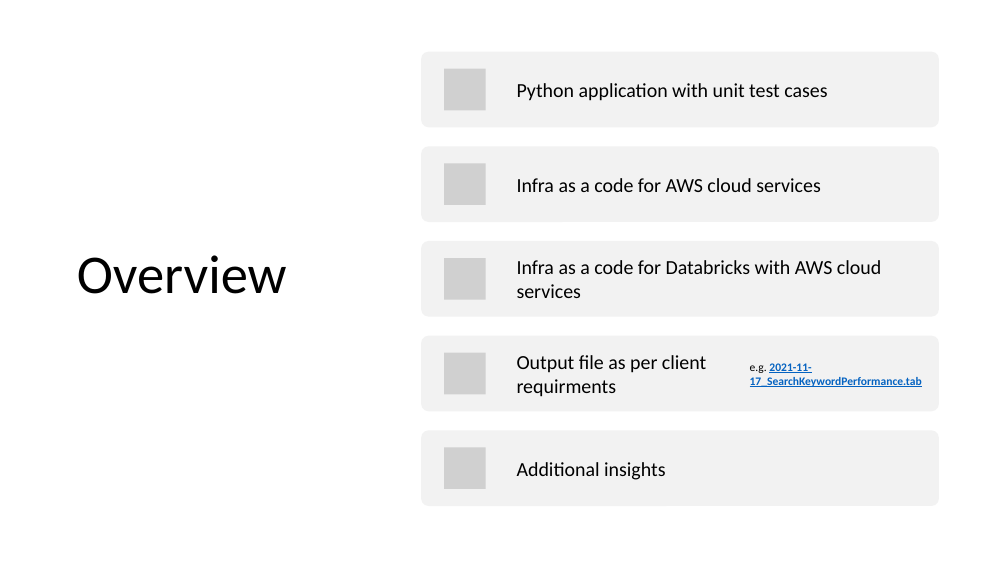
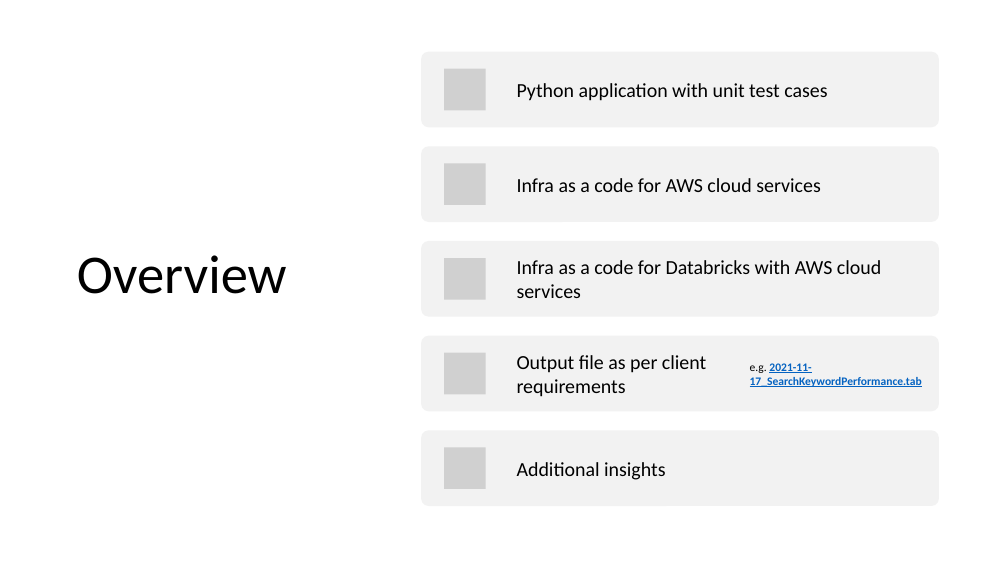
Before and after one commit to SonawaneMayur/HitAnalysis, a slide deck: slide 3 of doc/Hit_Data_Analysis.pptx. Drawn at 1008x567 pixels with LibreOffice and Linux fonts; fonts in the diff are those of the drawing; grey boxes stand for pictures. Boxes give left, top, right and bottom in pixels: in the first picture for what was removed or moved away, otherwise in the second. Text is boxed around its words. In the diff, an @@ line names an element or a change of style, - is before the commit and + after.

```diff
--- a/doc/Hit_Data_Analysis.pptx
+++ b/doc/Hit_Data_Analysis.pptx
@@ text at [517, 355, 706, 397]: text changed @@
-Output file as per client requirments
+Output file as per client requirements
```
Also in this commit, not shown: 1 other slide changed.
